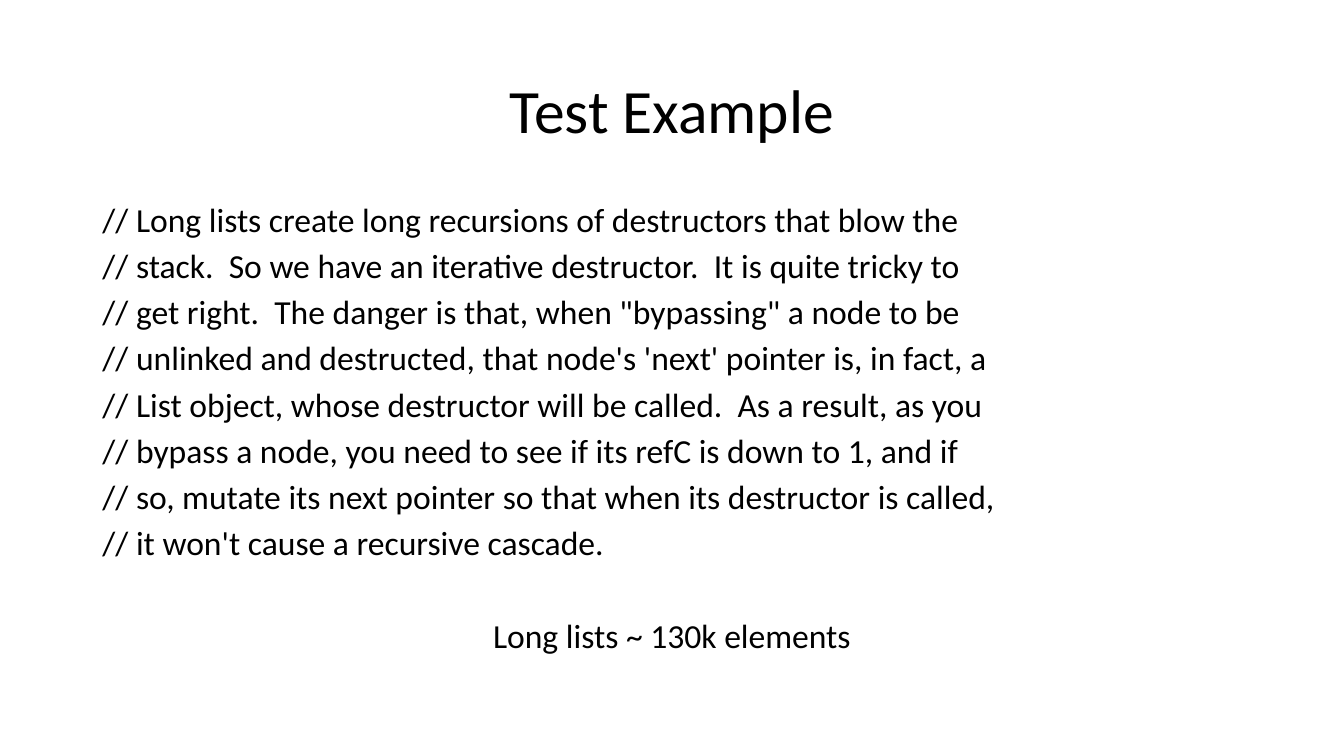
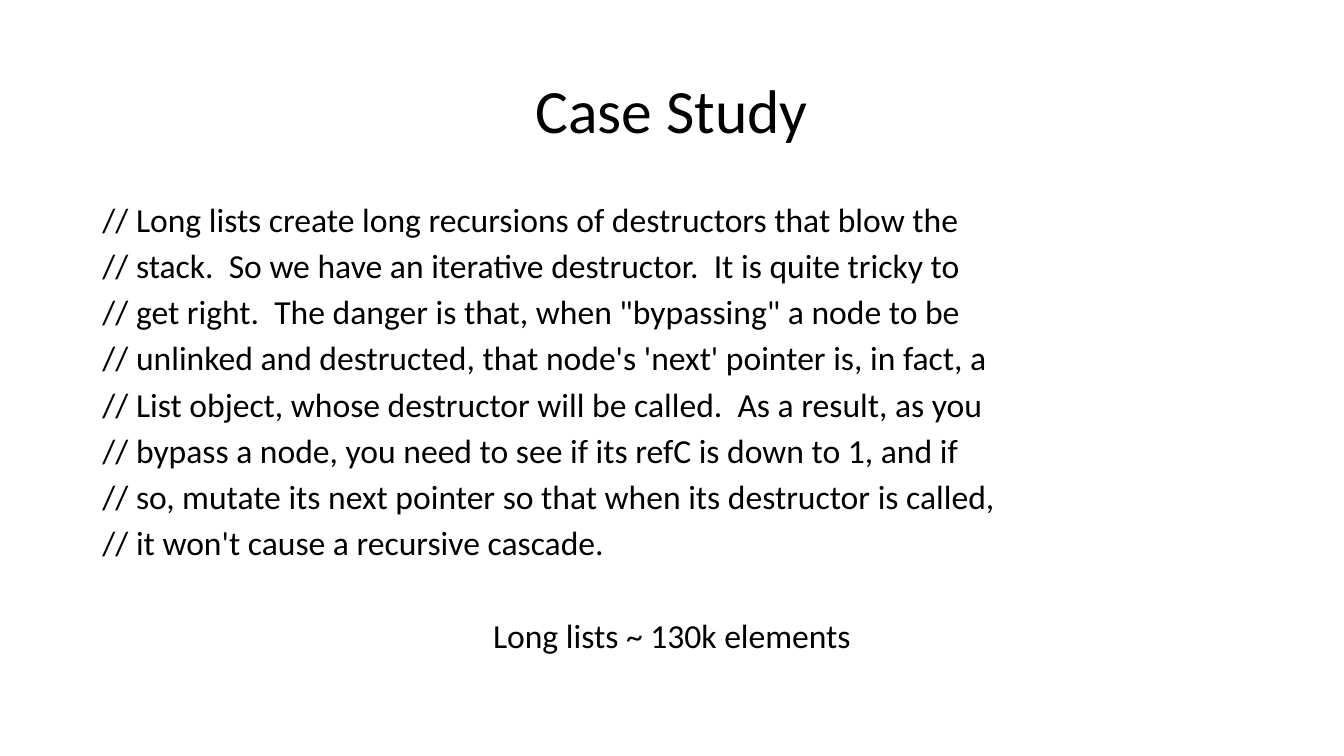
Before and after one commit to larissapassos/Husky, a slide deck: slide 17 of Documentation/Presentation/Husky.pptx. Drawn at 1344x756 pixels with LibreOffice and Linux fonts; fonts in the diff are those of the drawing. Boxes give left, top, right and bottom in pixels: in the first picture for what was removed or moved away, otherwise in the second. Text is boxed around its words. In the diff, an @@ line names an element or a change of style, - is before the commit and + after.

```diff
--- a/Documentation/Presentation/Husky.pptx
+++ b/Documentation/Presentation/Husky.pptx
@@ title at box(536, 90, 807, 143): text changed @@
-Test Example
+Case Study
```
Also in this commit, not shown: 2 other slides changed, 3 other files.
